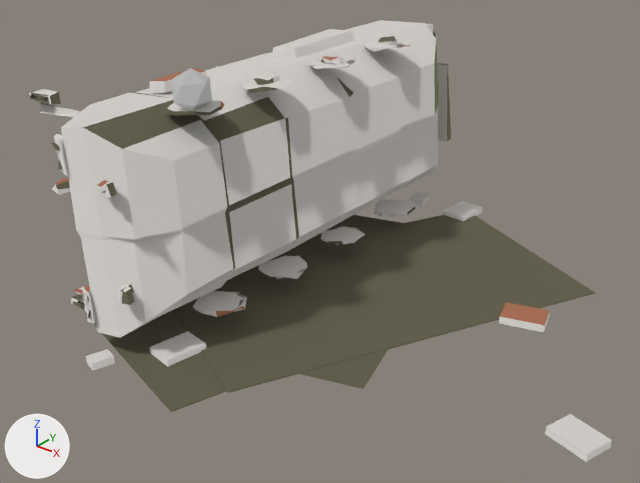
An edit to the FBX model entregas/teo-modelado/restos-k8-7nov/SM_RestosDragon_v2_LOD0.fbx, drawn before and after from the same camera.
One viewpoint serves both versions: a camera (50 mm lens) standing at (7.74, -10.45, 6.94) and looking at (0.13, -0.94, 1.04). Arrows for +X, +Y and +Z are at lower left; the lights stay in place. The picture after the commit comes second. Where no turn or scale is listed for an object, it has been applied to the vertices.

In view in the first picture: 'Humo', 'SM_bloques.restos_dragon_v2_LOD0'.
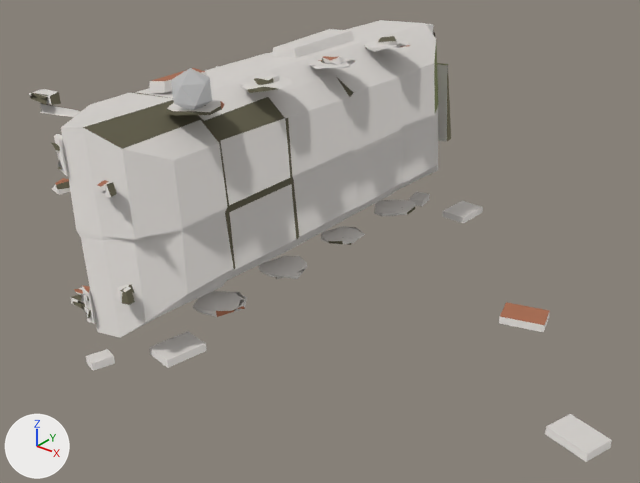
Where the change shows, as pixel boxes [x1, y1, x2, y2] in the pictures (640 x 483 px):
part 1 of me_sm_bloques_restos_dragon_v2_lod0_001, deleted
    before: [167, 215, 402, 389]
part 2 of me_sm_bloques_restos_dragon_v2_lod0_001, deleted (brown)
    before: [174, 215, 595, 393]
part 3 of me_sm_bloques_restos_dragon_v2_lod0_001, deleted (brown)
    before: [93, 310, 227, 412]

Diff of the bpy script that builds the scene:
```diff
--- a/entregas/teo-modelado/restos-k8-7nov/SM_RestosDragon_v2_LOD0.fbx.py
+++ b/entregas/teo-modelado/restos-k8-7nov/SM_RestosDragon_v2_LOD0.fbx.py
@@ me_sm_bloques_restos_dragon_v2_lod0_001 @@
 # used by ob_sm_bloques_restos_dragon_v2_lod0; location = (0.0, 0.0, 0.0)
-me_sm_bloques_restos_dragon_v2_lod0_001.from_pydata(...)  # 1196 vertices, 1213 faces; spans x -4.08..5.12, y -4.4..4.29, z 0.0..3.49
+me_sm_bloques_restos_dragon_v2_lod0_001.from_pydata(...)  # 1172 vertices, 1195 faces; spans x -4.08..5.12, y -4.4..4.29, z 0.0..3.49
+# me_sm_bloques_restos_dragon_v2_lod0_001 part 1: the loose piece of 8 vertices spanning x -2.32..2.07, y -3.29..2.6, z 0.01..0.03 is deleted
+# me_sm_bloques_restos_dragon_v2_lod0_001 part 2: the loose piece of 8 vertices spanning x -2.51..3.42, y -3.63..3.52, z 0.02..0.04 is deleted
+# me_sm_bloques_restos_dragon_v2_lod0_001 part 3: the loose piece of 8 vertices spanning x -2.34..1.88, y -4.37..1.24, z 0.0..0.02 is deleted
 me_sm_bloques_restos_dragon_v2_lod0_001.materials.append(mat_mat_paleta32)
```
